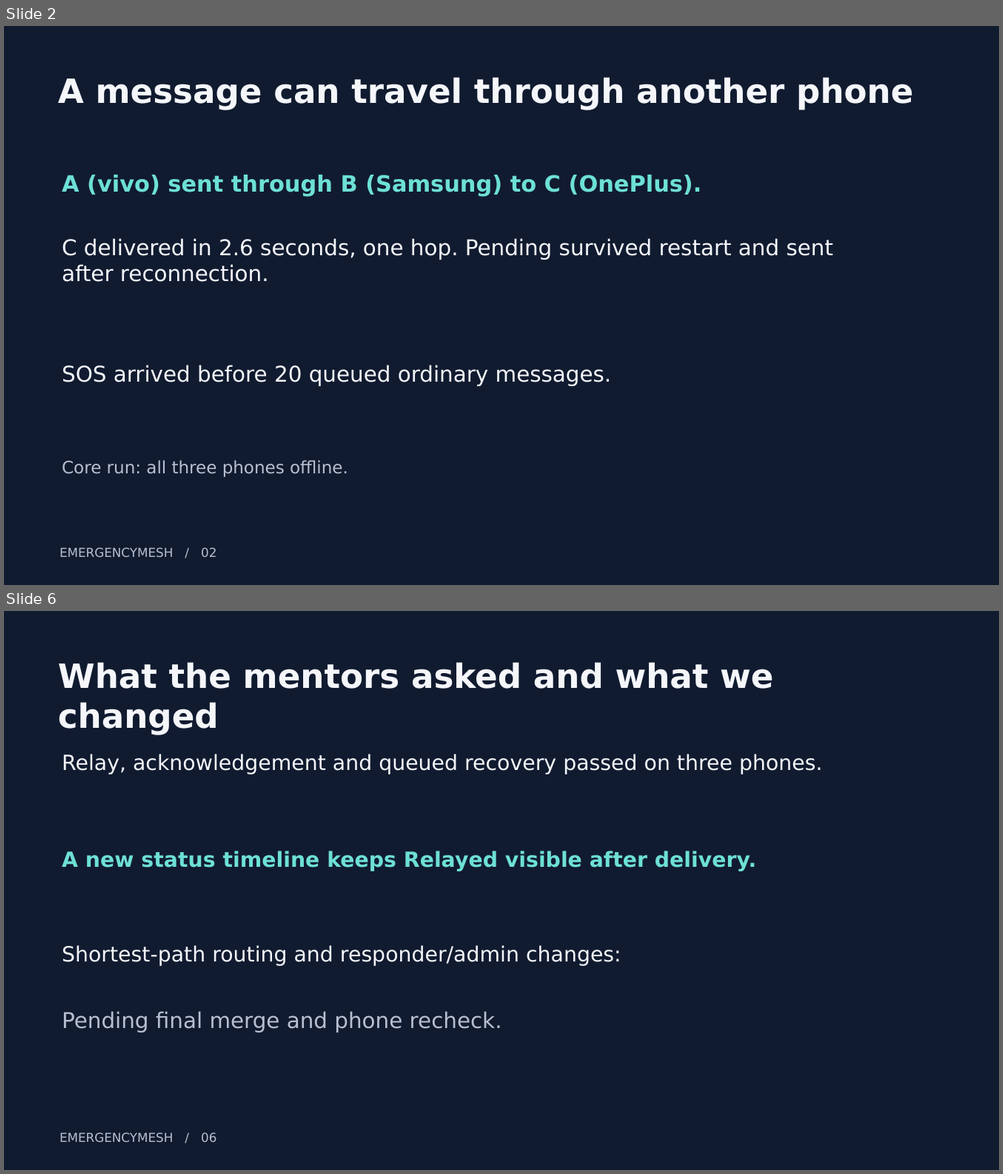
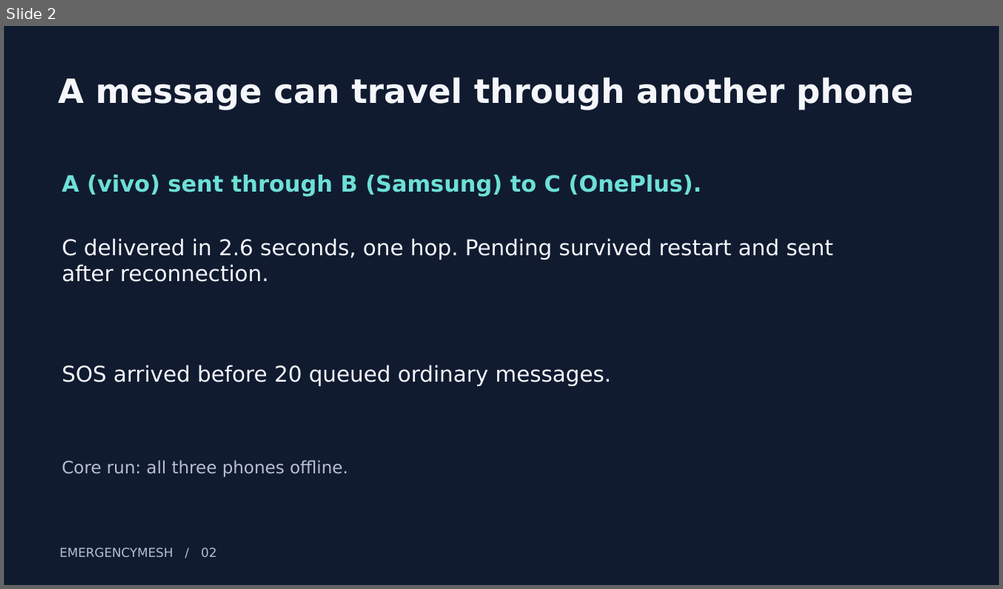
Before and after one commit to cbitosc/HFT26-TEAM-30, a slide deck: docs/TEAM30_SUBMISSION.pptx. Shown one above the other, each under a label of ours: slides 2 and 6 before the commit, slide 2 after it; the slides between them are not shown. The pictures are 1003x1174 and 1003x589 pixels, drawn with LibreOffice and Linux fonts; fonts in the diff are those of the drawing. Boxes give left, top, right and bottom in pixels: in the first picture for what was removed or moved away, otherwise in the second. Text is boxed around its words. In the diff, an @@ line names an element or a change of style, - is before the commit and + after.

```diff
--- a/docs/TEAM30_SUBMISSION.pptx
+++ b/docs/TEAM30_SUBMISSION.pptx
@@ slide 6 removed at [4, 611, 999, 1170], background #111B30 @@
@@ text removed at [58, 662, 773, 735] @@
-What the mentors asked and what we changed
@@ text removed at [62, 754, 822, 775] @@
-Relay, acknowledgement and queued recovery passed on three phones.
@@ text removed at [62, 851, 756, 871] @@
-A new status timeline keeps Relayed visible after delivery.
@@ text removed at [62, 945, 621, 966] @@
-Shortest-path routing and responder/admin changes:
@@ text removed at [62, 1011, 502, 1033] @@
-Pending final merge and phone recheck.
@@ text removed at [60, 1133, 216, 1142] @@
-EMERGENCYMESH / 06
```
Also in this commit, not shown: 1 slide changed, 3 slides added, 2 other slides removed, 2 other files.
